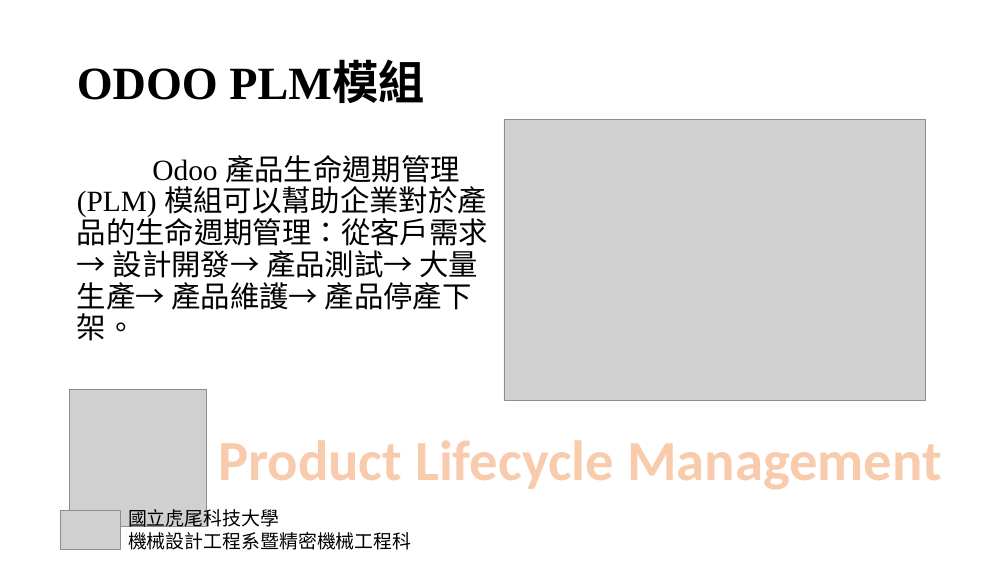
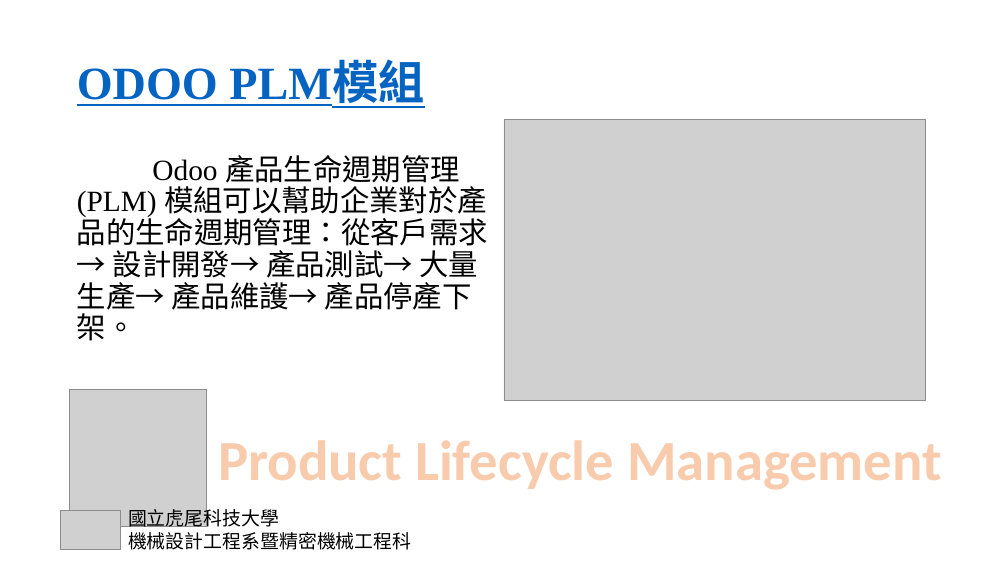
Before and after one commit to snowfall-killer/pj4101, a slide deck: slide 3 of PPT/專題報告PPT.pptx (slide 5 before the commit). Drawn at 1008x567 pixels with LibreOffice and Linux fonts; fonts in the diff are those of the drawing; grey boxes stand for pictures. Boxes give left, top, right and bottom in pixels: in the first picture for what was removed or moved away, otherwise in the second. Text is boxed around its words. In the diff, an @@ line names an element or a change of style, - is before the commit and + after.

```diff
--- a/PPT/專題報告PPT.pptx
+++ b/PPT/專題報告PPT.pptx
@@ title "ODOO PLM模組" at [77,64,424,108]: text colour #000000 to #0563C1, underline on @@
```
Also in this commit, not shown: 10 other slides changed, 8 slides removed.
